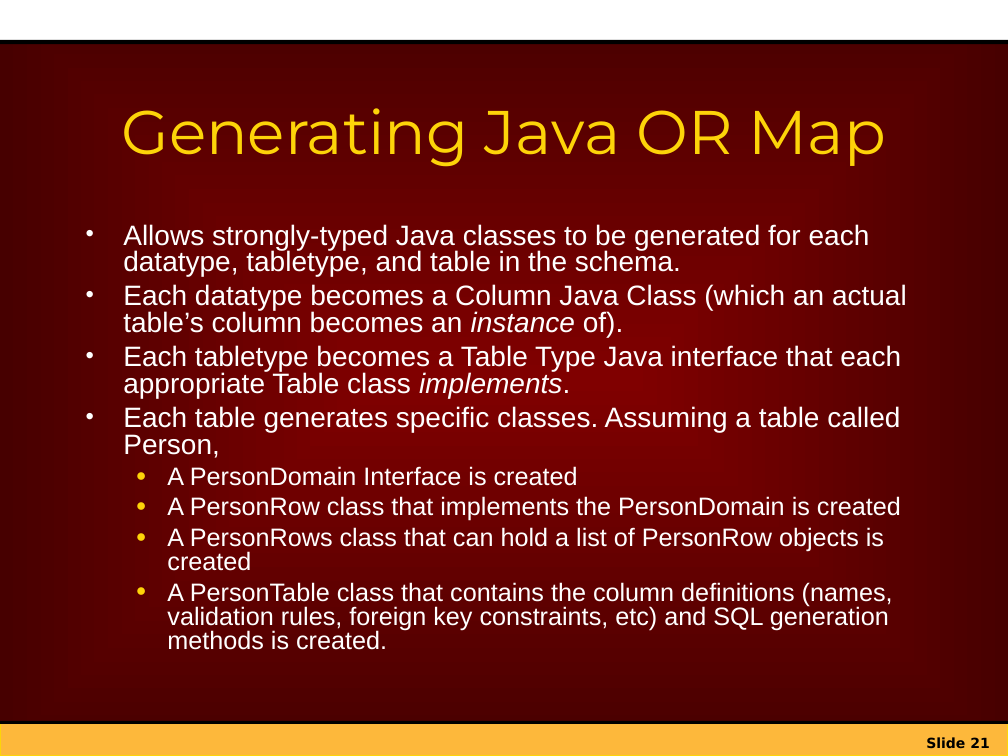
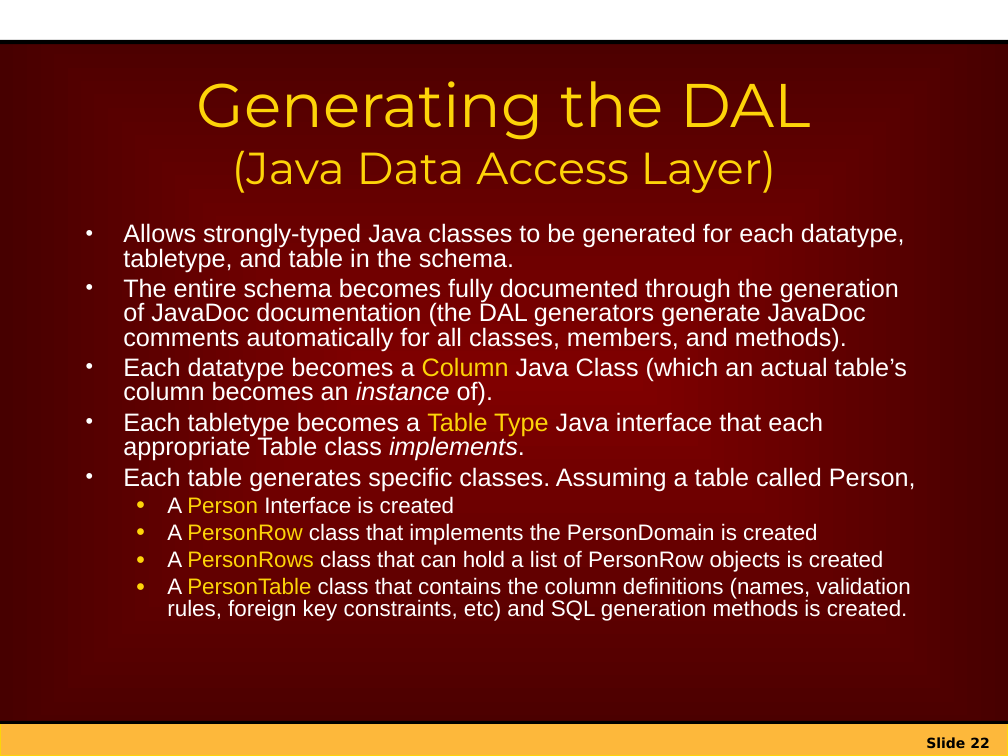
Before and after one commit to netspective/sparx-2001, a slide deck: slide 22 of Framework/web-shared/docs/project/Introduction_to_Sparx_XIF.ppt (slide 21 before the commit). Drawn at 1008x756 pixels with LibreOffice and Linux fonts; fonts in the diff are those of the drawing; background and template pictures are left out. Boxes give left, top, right and bottom in pixels: in the first picture for what was removed or moved away, otherwise in the second. Text is boxed around its words. In the diff, an @@ line names an element or a change of style, - is before the commit and + after.

```diff
--- a/Framework/web-shared/docs/project/Introduction_to_Sparx_XIF.ppt
+++ b/Framework/web-shared/docs/project/Introduction_to_Sparx_XIF.ppt
@@ title at <box>197,81,811,193</box>: text changed; size 44 to 32 pt @@
-Generating Java OR Map
+Generating the DAL
+(Java Data Access Layer)
@@ text at <box>123,223,916,621</box>: size 20 to 18 pt in "Allows strongly-typed Java classes to be generated ...", "Each datatype becomes a Column Java Class ...", "Each tabletype becomes a Table Type Java ...", "Each table generates specific classes. Assuming a ..."; text colour #FFFFFF to #FDD409 in "Column", "Table Type", "PersonRow", "PersonRows" and 1 more places; size 18 to 16 pt in "A PersonRow class that implements the PersonDomain ...", "A PersonRows class that can hold a ...", "A PersonTable class that contains the column ..." @@
@@ text at <box>123,278,899,351</box>: paragraph added @@
+• The entire schema becomes fully documented through the generation of JavaDoc documentation (the DAL generators generate JavaDoc comments automatically for all classes, members, and methods).
@@ text at <box>167,496,455,514</box>: text changed; size 18 to 16 pt @@
-  ● A PersonDomain Interface is created
+  ● A Person Interface is created
@@ page number at <box>926,737,989,749</box>: text changed @@
-Slide 21
+Slide 22
```
Also in this commit, not shown: 9 other slides changed, 3 slides added, 9 other files.
